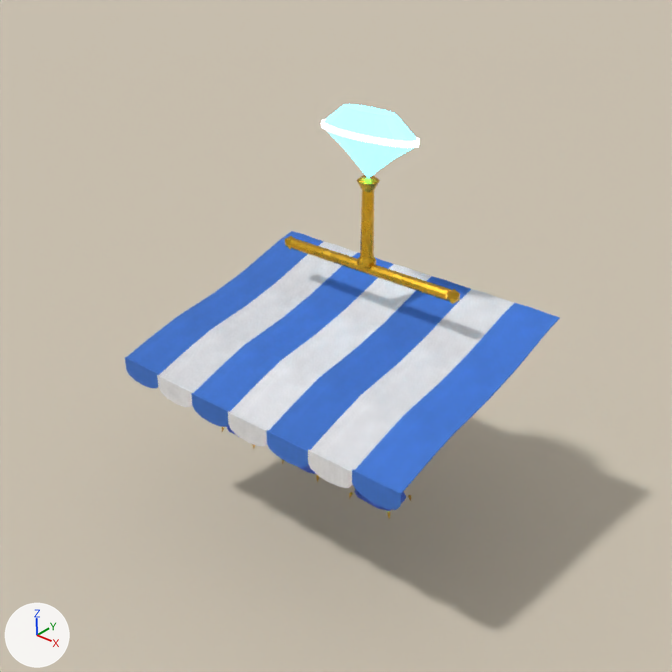
The Blender file Blender/Props/diamond_shop.blend: old version first, new version second.
Rendered twice from the file's camera 'PropCam'. Arrows for +X, +Y and +Z are at lower left; the lights stay in place. The first picture is the older version.

Objects in the first picture: 'PropGround', 'diamond_shop_AwningBlue', 'diamond_shop_AwningWhite', 'diamond_shop_DiamondRim_Glow', 'diamond_shop_Diamond_Glow', 'diamond_shop_SignGold' and 2 more.
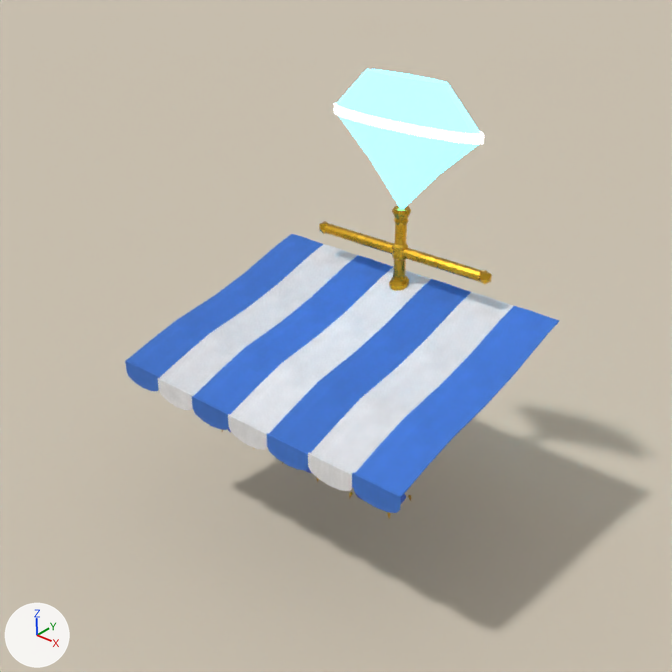
Changed parts and their boxes (x1, y1, x2, y2) in the pictures (672 x 672 px; the box of a moved part takes in the faces that stretch with it):
'diamond_shop_AwningBlue', moved
    before: (125, 231, 560, 510)
    after: (125, 234, 559, 513)
'diamond_shop_AwningWhite', moved
    before: (157, 242, 514, 488)
    after: (158, 244, 513, 491)
'diamond_shop_Diamond_Glow', reshaped, moved (55% wider, 91% taller)
    before: (324, 104, 417, 177)
    after: (336, 69, 481, 209)
'diamond_shop_SignGold', reshaped (34% shorter)
    before: (285, 175, 460, 304)
    after: (319, 206, 492, 291)
'diamond_shop_DiamondRim_Glow', reshaped, moved (51% wider, 40% taller)
    before: (321, 119, 420, 148)
    after: (334, 103, 484, 144)
part 5 of me_diamond_shop_signgold, moved or reshaped
    before: (290, 239, 451, 301)
    after: (325, 224, 483, 282)
part 6 of me_diamond_shop_signgold, moved or reshaped
    before: (447, 289, 460, 304)
    after: (479, 270, 492, 285)
part 7 of me_diamond_shop_signgold, moved or reshaped
    before: (285, 236, 295, 249)
    after: (319, 221, 329, 234)
part 8 of me_diamond_shop_signgold, added (yellow)
    after: (389, 206, 411, 291)
part 9 of me_diamond_shop_signgold, deleted (yellow)
    before: (357, 175, 380, 267)

The change, as a list of edits to the scene's bpy script:
```text
Change me_diamond_shop_awningblue:
    used by ob_diamond_shop_awningblue; location = (0.0, 0.0, 0.0)
    remove me_diamond_shop_awningblue.from_pydata(...)  # 296 vertices, 560 faces; spans x -2.18..2.18, y -1.91..1.28, z 1.95..3.06
    add me_diamond_shop_awningblue.from_pydata(...)  # 296 vertices, 560 faces; spans x -2.18..2.18, y -1.91..1.28, z 1.91..3.02
    me_diamond_shop_awningblue part 1: the whole mesh is moved by (0.0, 0.0, -0.04)
Change me_diamond_shop_awningwhite:
    used by ob_diamond_shop_awningwhite; location = (0.0, 0.0, 0.0)
    remove me_diamond_shop_awningwhite.from_pydata(...)  # 222 vertices, 420 faces; spans x -1.56..1.56, y -1.91..1.28, z 1.95..3.06
    add me_diamond_shop_awningwhite.from_pydata(...)  # 222 vertices, 420 faces; spans x -1.56..1.56, y -1.91..1.28, z 1.9..3.02
    me_diamond_shop_awningwhite part 2: the whole mesh is moved by (0.0, 0.0, -0.04)
Change me_diamond_shop_diamond_glow:
    used by ob_diamond_shop_diamond_glow; location = (0.0, 0.28, 4.98)
    remove me_diamond_shop_diamond_glow.from_pydata(...)  # 80 vertices, 156 faces; spans x -0.686..0.686, y -0.213..0.213, z -0.404..0.408
    add me_diamond_shop_diamond_glow.from_pydata(...)  # 80 vertices, 156 faces; spans x -1.086..1.086, y -0.204..0.204, z -0.84..0.84
    me_diamond_shop_diamond_glow part 3: the whole mesh is rebuilt
Change me_diamond_shop_diamondrim_glow:
    used by ob_diamond_shop_diamondrim_glow; location = (0.0, 0.28, 4.98)
    remove me_diamond_shop_diamondrim_glow.from_pydata(...)  # 80 vertices, 128 faces; spans x -0.711..0.711, y -0.22..0.22, z 0.106..0.174
    add me_diamond_shop_diamondrim_glow.from_pydata(...)  # 80 vertices, 128 faces; spans x -1.12..1.12, y -0.21..0.21, z 0.23..0.342
    me_diamond_shop_diamondrim_glow part 4: the whole mesh is rebuilt
Change me_diamond_shop_signgold:
    used by ob_diamond_shop_signgold; location = (0.0, 0.0, 0.0)
    remove me_diamond_shop_signgold.from_pydata(...)  # 110 vertices, 204 faces; spans x -1.37..1.37, y 0.15..0.41, z 3.34..4.59
    add me_diamond_shop_signgold.from_pydata(...)  # 170 vertices, 324 faces; spans x -1.37..1.37, y 0.86..1.1, z 2.88..4.0
    me_diamond_shop_signgold part 5: the loose piece of 16 vertices spanning x -1.23..1.23, y 0.22..0.34, z 3.35..3.48 is moved by (0.0, 0.7, 0.0)
    me_diamond_shop_signgold part 6: the loose piece of 12 vertices spanning x 1.21..1.37, y 0.19..0.37, z 3.34..3.49 is moved by (0.0, 0.7, 0.0)
    me_diamond_shop_signgold part 7: the loose piece of 12 vertices spanning x -1.37..-1.21, y 0.19..0.37, z 3.34..3.49 is moved by (0.0, 0.7, 0.0)
    me_diamond_shop_signgold part 8: a new loose piece of 130 vertices spanning x -0.13..0.13, y 0.86..1.1, z 2.88..4.0, in mat_pv_diamond_shop_signgold
    me_diamond_shop_signgold part 9: the loose piece of 70 vertices spanning x -0.14..0.14, y 0.15..0.41, z 3.47..4.59 is deleted
Change ob_diamond_shop_diamond_glow:
    ob_diamond_shop_diamond_glow.location: (0.0, 0.28, 4.98) -> (0.0, 0.98, 4.82)
Change ob_diamond_shop_diamondrim_glow:
    ob_diamond_shop_diamondrim_glow.location: (0.0, 0.28, 4.98) -> (0.0, 0.98, 4.82)
```
